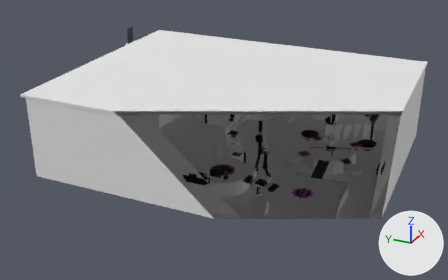
What one commit did to the glTF model levels/assembly_ascent/level.glb.
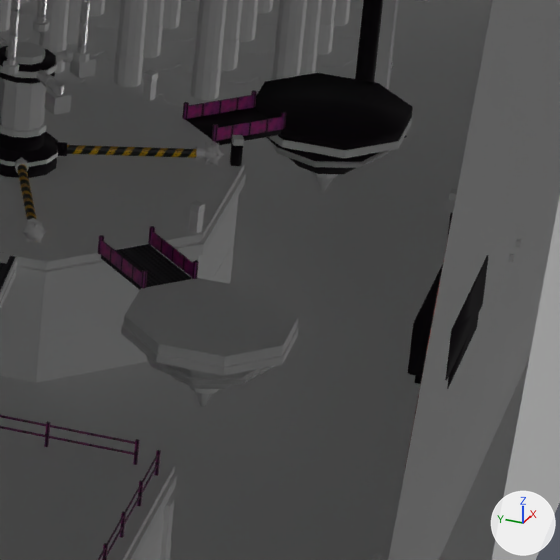
The first picture shows the older version from a 50 mm lens placed at (-229.2, -96.3, 119.8), pointed at (-8.6, 3.0, 9.5). The close-ups show the older and then the newer version on the part from 73% to 88% of the width and 47% to 70% of the height of that picture. Only the edits that show in the close-ups are written down. The lights are fixed; the arrows at lower right show +X, +Y and +Z. Everything nearer to the camera than a plane just in front of the edit is cut away. Where no turn or scale is listed for an object, it has been applied to the vertices.

In view in the first close-up: 'Arena_Tile_51_Column', 'Corrosion_Band', 'HazardFluid', 'OuterWall_South_Body', 'OuterWall_South_M08Machine__ol', 'Spinner_Deck_Base', 'Spinner_Deck_Base_Skirt', 'Spinner_Deck_Floor', 'Spinner_Deck_Trim', 'Spinner_Pad_1_Deck__ol', 'Spinner_Pad_4_Deck', 'Start_Deck_Floor' and 136 more.
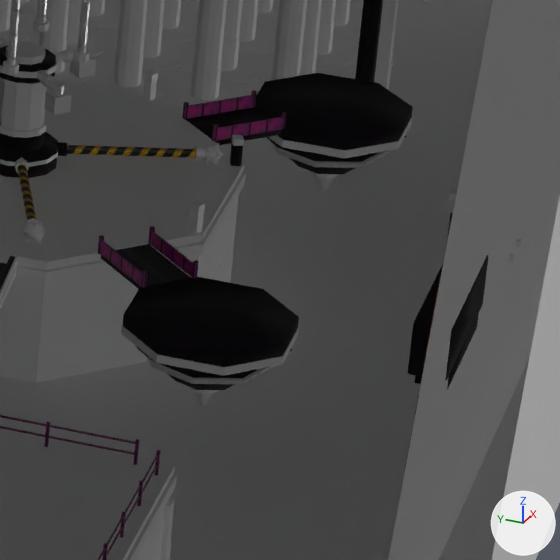
Boxes (x1, y1, x2, y2) around the edits, measured in the close-ups (560 x 560 px):
'Spinner_Pad_4_Deck__ol', added (black): after (122, 277, 299, 367)
'Spinner_Pad_4_Hull__ol', added: after (136, 346, 292, 390)
'Spinner_Pad_4_Deck', unchanged, covered by the edit: before (124, 278, 298, 367)

The change, as a list of edits to the scene's bpy script:
```text
Add ob_spinner_pad_4_hull__ol:
    ob_spinner_pad_4_hull__ol = bpy.data.objects.new('Spinner_Pad_4_Hull__ol', me_spinner_pad_1_hull__ol.copy())  # the mesh of ob_spinner_pad_1_hull__ol
    ob_spinner_pad_4_hull__ol.location = (-7.73, -52.73, 4.5)
Add ob_spinner_pad_4_deck__ol:
    ob_spinner_pad_4_deck__ol = bpy.data.objects.new('Spinner_Pad_4_Deck__ol', me_cylinder_deck_641__ol.copy())  # the mesh of ob_spinner_pad_1_deck__ol
    ob_spinner_pad_4_deck__ol.location = (-7.73, -52.73, 6.9)
```
